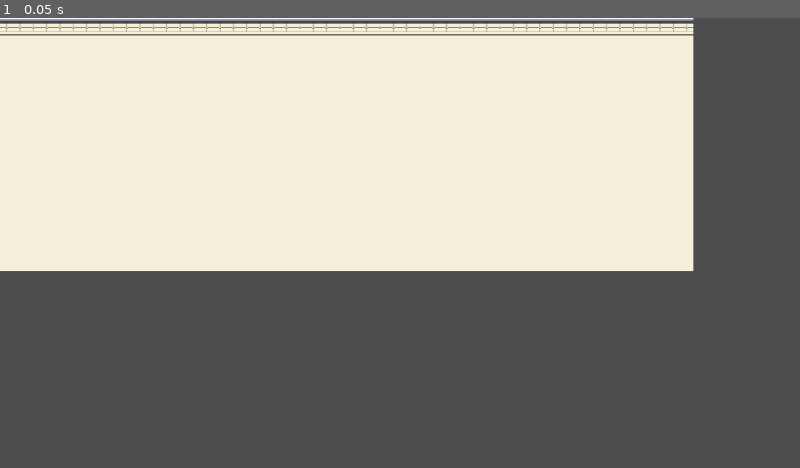
Above: before the commit, frame 1.
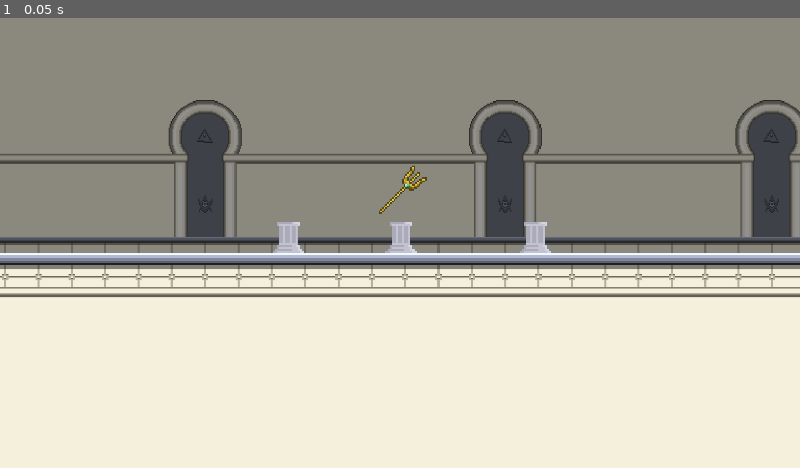
Above: after the commit, the same moment.

Repository: IES-Rafael-Alberti/GameOff2024KarambitStudios
Game: Godot game, scene res://Scenes/museum_scene.tscn
The game is run twice, just before and just after one commit, with the same random seed, the same clock (stepped at 60 frames per second) and the same inputs. This scene is started directly instead of the project's main scene.
Inputs:
- Up to frame 1 (0.05 s): no input

The runs differ from the first frame. In frame 1, 97% of the frame differs, in the area x 0-100%, y 0-100%.

Commit message:
Cambios en el personaje

Diff:
--- a/Scenes/dorado_scene.tscn
+++ b/Scenes/dorado_scene.tscn
@@ -94,3 +94,6 @@
 texture_filter = 1
 position = Vector2(-132, -25)
 texture = ExtResource("4_8d8lr")
+
+[node name="Camera2D" type="Camera2D" parent="."]
+zoom = Vector2(1.025, 1.025)
--- a/Scenes/main_menu.tscn
+++ b/Scenes/main_menu.tscn
@@ -174,6 +174,7 @@
 popup/item_0/text = "1440p"
 popup/item_0/id = 3
 popup/item_1/text = "1080p"
+popup/item_1/id = 1
 popup/item_2/text = "720p"
 popup/item_2/id = 1
 popup/item_3/text = "600p"
--- a/Scenes/museum_scene.tscn
+++ b/Scenes/museum_scene.tscn
@@ -5,6 +5,9 @@
 [ext_resource type="Texture2D" uid="uid://ba67dhf401til" path="res://Assets/TileSets/tileset_museum_correcto.png" id="4_sslpi"]
 [ext_resource type="PackedScene" uid="uid://8yt2lybiulu3" path="res://Scenes/pedestal.tscn" id="4_tfgfc"]
 [ext_resource type="Shader" path="res://Shaders/BackGround.gdshader" id="5_wtlt6"]
+
+[sub_resource type="OccluderPolygon2D" id="OccluderPolygon2D_1rosb"]
+polygon = PackedVector2Array(107, -30, 107, -26, 105, -26, 105, -8, 107, -8, 107, -4, 109, -4, 109, -2, 111, -2, 111, 0, 81, 0, 81, -2, 83, -2, 83, -4, 85, -4, 85, -8, 87, -8, 87, -26, 85, -26, 85, -30)
 
 [sub_resource type="TileSetAtlasSource" id="TileSetAtlasSource_qvvfj"]
 texture = ExtResource("4_sslpi")
@@ -47,9 +50,6 @@
 shader_parameter/mix_color = 0.5
 shader_parameter/alphaColor = 1.0
 
-[sub_resource type="OccluderPolygon2D" id="OccluderPolygon2D_1rosb"]
-polygon = PackedVector2Array(107, -30, 107, -26, 105, -26, 105, -8, 107, -8, 107, -4, 109, -4, 109, -2, 111, -2, 111, 0, 81, 0, 81, -2, 83, -2, 83, -4, 85, -4, 85, -8, 87, -8, 87, -26, 85, -26, 85, -30)
-
 [node name="MuseumScene" type="Node2D"]
 script = ExtResource("1_tks1q")
 
@@ -64,6 +64,11 @@
 scale = Vector2(2, 2)
 region_rect = Rect2(0, 0, 32, 32)
 scene_name = "dorado_scene"
+
+[node name="LightOccluder2D" type="LightOccluder2D" parent="Pedestals/PedestalElDorado"]
+position = Vector2(-48.5, 16)
+scale = Vector2(0.5, 0.5)
+occluder = SubResource("OccluderPolygon2D_1rosb")
 
 [node name="PedestalAtlantis" parent="Pedestals" instance=ExtResource("4_tfgfc")]
 z_index = -1
@@ -83,20 +88,22 @@
 scale = Vector2(2, 2)
 scene_name = "duat_scene"
 
-[node name="Node" type="Node" parent="Pedestals"]
+[node name="Camera2D" type="Camera2D" parent="."]
+position = Vector2(203, -10)
+zoom = Vector2(2.5, 2.5)
+editor_draw_limits = true
 
-[node name="Mid" type="TileMapLayer" parent="Pedestals/Node"]
+[node name="Node" type="Node" parent="."]
+
+[node name="Mid" type="TileMapLayer" parent="Node"]
 z_index = -4
 texture_filter = 1
 tile_map_data = PackedByteArray("AAD9/wAAAAAAAAUAAAD+/wAAAAAAAAUAAAD//wAAAAAAAAUAAAAAAAAAAAAAAAUAAAABAAAAAAAAAAUAAAACAA …(25760 unchanged characters)…
 tile_set = SubResource("TileSet_pvd2t")
 
-[node name="BackGround" type="TileMapLayer" parent="Pedestals/Node"]
+[node name="BackGround" type="TileMapLayer" parent="Node"]
 z_index = -5
 texture_filter = 1
 material = SubResource("ShaderMaterial_1ddc4")
 tile_map_data = PackedByteArray("AAAQAP3/AAABAAIAAAAQAP7/AAABAAMAAAAQAP//AAABAAQAAAARAP3/AAACAAIAAAARAP7/AAACAAMAAAARAP …(12160 unchanged characters)…
 tile_set = SubResource("TileSet_pvd2t")
-
-[node name="LightOccluder2D" type="LightOccluder2D" parent="."]
-occluder = SubResource("OccluderPolygon2D_1rosb")
--- a/Scenes/player.tscn
+++ b/Scenes/player.tscn
@@ -8,6 +8,7 @@
 [ext_resource type="Texture2D" uid="uid://hhmsviha7ssk" path="res://Assets/Sprites/sprite_definitivo_idle_SIN_BORDES.png" id="5_ma1dh"]
 [ext_resource type="Texture2D" uid="uid://c060xj3h42a75" path="res://Assets/Sprites/Cone.png" id="5_x3p5d"]
 [ext_resource type="Texture2D" uid="uid://bnmbjys2gw2eg" path="res://Assets/Sprites/TeclasPixel.png" id="5_xfjvf"]
+[ext_resource type="Texture2D" uid="uid://d3ebmvs74ddue" path="res://Assets/Sprites/Background.jpg" id="9_eqx1b"]
 
 [sub_resource type="ShaderMaterial" id="ShaderMaterial_ngyc2"]
 shader = ExtResource("2_i6paw")
@@ -375,8 +376,8 @@
 autoplay = "idle"
 frame = 1
 
-[node name="PointLight2D" type="PointLight2D" parent="."]
-position = Vector2(7, 0)
+[node name="PointLight2D" type="PointLight2D" parent="PlayerSprite"]
+position = Vector2(7, 2.25)
 rotation = -1.5708
 scale = Vector2(2, 2)
 shadow_enabled = true
@@ -398,6 +399,7 @@
 shape = SubResource("RectangleShape2D_8oxk7")
 
 [node name="CamaraPlayer" type="Camera2D" parent="."]
+visible = false
 zoom = Vector2(4, 4)
 position_smoothing_enabled = true
 
@@ -427,5 +429,10 @@
 
 [node name="DashCooldown" type="Timer" parent="Timers"]
 
+[node name="Background" type="Sprite2D" parent="."]
+visible = false
+position = Vector2(26, 3)
+texture = ExtResource("9_eqx1b")
+
 [connection signal="timeout" from="Timers/DashTimer" to="." method="_on_dash_timer_timeout"]
 [connection signal="timeout" from="Timers/DashCooldown" to="." method="_on_dash_cooldown_timeout"]
--- a/Scripts/player.gd
+++ b/Scripts/player.gd
@@ -17,6 +17,10 @@
 var actual_duplicate_time: float = 0
 var duplicate_time: float = 0.05
 var life_duplicate_time: float = 0.05
+
+#---------------- Ajuste zoom camara ------------------
+@export var camera_zoom = 2.5
+@export var sprite_offset = Vector2(16,16)
 
 # --------------- Nodo UI y Teleport ------------------
 @onready var pause_menu: Control = $UI/PauseMenu
@@ -101,6 +105,9 @@
 
 	# Aplicar el movimiento
 	move_and_slide()
+	#var limits = get_viewport_rect().size * 0.5 / camera_zoom - sprite_offset
+	#position.x = clamp(position.x, -limits.x, limits.x)
+	#position.y = clamp(position.y, -limits.y, limits.y)
 
 	# Actualizar animaciones
 	if is_on_floor():
Not shown: 1 places in Scenes/player.tscn that only renumber resources
